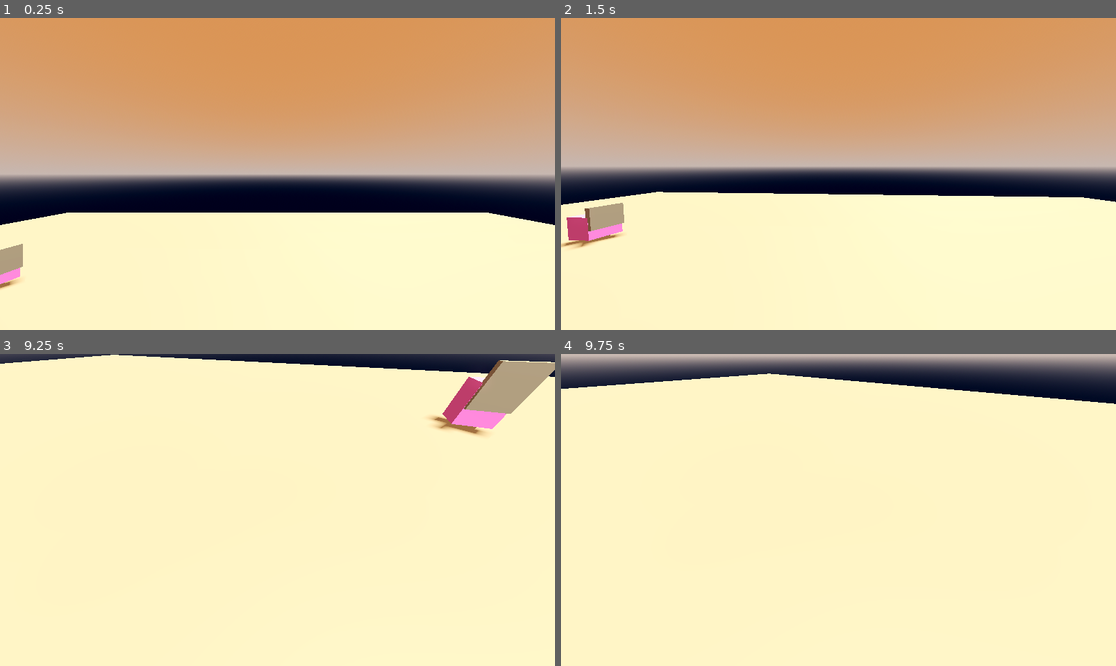
Above: before the commit, frames 1-4 (two rows, left to right).
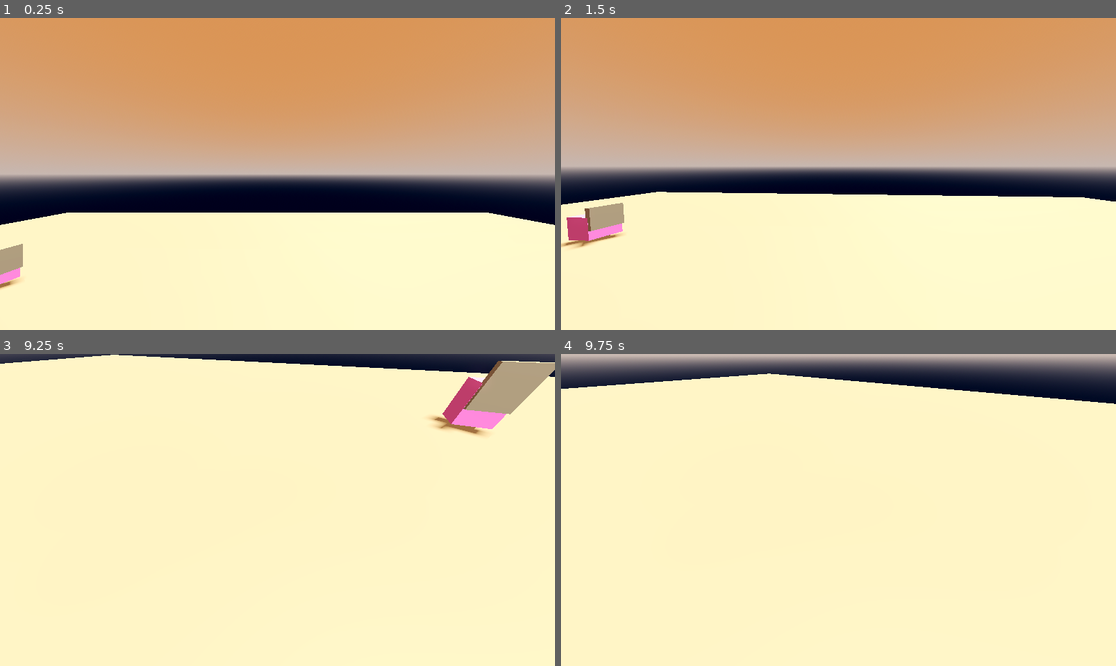
Above: after the commit, the same moments.

Repository: Slippery-Marker/TMTV_SJ2025
Game: Godot game, scene res://Scenes/Levels/test.tscn
Two runs of this game, one before a commit and one after it. Both use one fixed random seed, a clock stepped at 60 frames per second and the inputs below. The project has no main scene, so this scene is started directly.
Inputs (mouse positions are in pixels of both pictures, inside the frame that each line leads up to):
- Up to frame 1 (0.25 s): no input
- Up to frame 2 (1.5 s): move the mouse to (832, 180) at 0.52 s; hold Tab (act4) 0.53-1.28 s; hold W (mforward) from 0.53 s (still down); tap Space (jump) at 0.77 s; tap Enter at 1.25 s; move the mouse to (1005, 220) at 1.27 s; tap F (int1) at 1.35 s
- Up to frame 3 (9.25 s): tap Space (jump) at 1.52, 2, 3.02, 3.77, 4.52, 5, 6.02, 6.77, 7.52, 8, 9.02 s; move the mouse to (111, 463) at 2.02 s; release W (mforward) at 2.03 s; hold Tab (act4) 2.03-2.78 s; hold A (mleftward) 2.03-3.53 s; move the mouse to (283, 510) at 2.77 s; tap F (int1) every 1.5 s from 2.85 to 8.85 s; move the mouse to (255, 503) at 3.52 s; hold W (mforward) 3.53-4.28 s; hold Tab (act4) 3.53-4.28 s; tap Enter at 4.25, 7.25 s; move the mouse to (399, 494) at 4.27 s; hold D (mrightward) 4.28-5.03 s; move the mouse to (166, 525) at 5.02 s; hold W (mforward) 5.03-5.78 s; hold Tab (act4) 5.03-5.78 s; move the mouse to (288, 503) at 5.77 s; hold D (mrightward) 5.78-6.53 s; move the mouse to (271, 516) at 6.52 s; hold W (mforward) 6.53-7.28 s; hold Tab (act4) 6.53-7.28 s; move the mouse to (444, 556) at 7.27 s; hold D (mrightward) 7.28-8.03 s; move the mouse to (111, 463) at 8.02 s; hold S (mbackward) 8.03-8.78 s; hold Tab (act4) 8.03-8.78 s; move the mouse to (283, 510) at 8.77 s; hold A (mleftward) from 8.78 s (still down)
- Up to frame 4 (9.75 s): move the mouse to (816, 503) at 9.52 s; release A (mleftward) at 9.53 s; hold W (mforward) from 9.53 s (still down); hold Tab (act4) from 9.53 s (still down)

The runs differ from the first frame. In frame 1, less than 0.1% of the frame differs, in the area x 0-100%, y 62-87%; in frame 2, less than 0.1%; in frame 3, less than 0.1%, in the area x 80-100%, y 2-25%; in frame 4, nothing differs.

Commit message:
added the most crucial thing
the tv

Diff:
--- a/Scenes/Levels/test.tscn
+++ b/Scenes/Levels/test.tscn
@@ -35,7 +35,7 @@
 
 [node name="CSGBox3D" type="CSGBox3D" parent="."]
 use_collision = true
-size = Vector3(50, 0.088, 50)
+size = Vector3(50, 0.1, 50)
 
 [node name="PlayerController" parent="." instance=ExtResource("1_cmgem")]
 transform = Transform3D(1, 0, 0, 0, 1, 0, 0, 0, 1, 0, 3.3782954, -6.0653076)
Binary file added: assets/3D/Models/tv.glb
Not shown, added: assets/3D/Models/tv.glb.import
